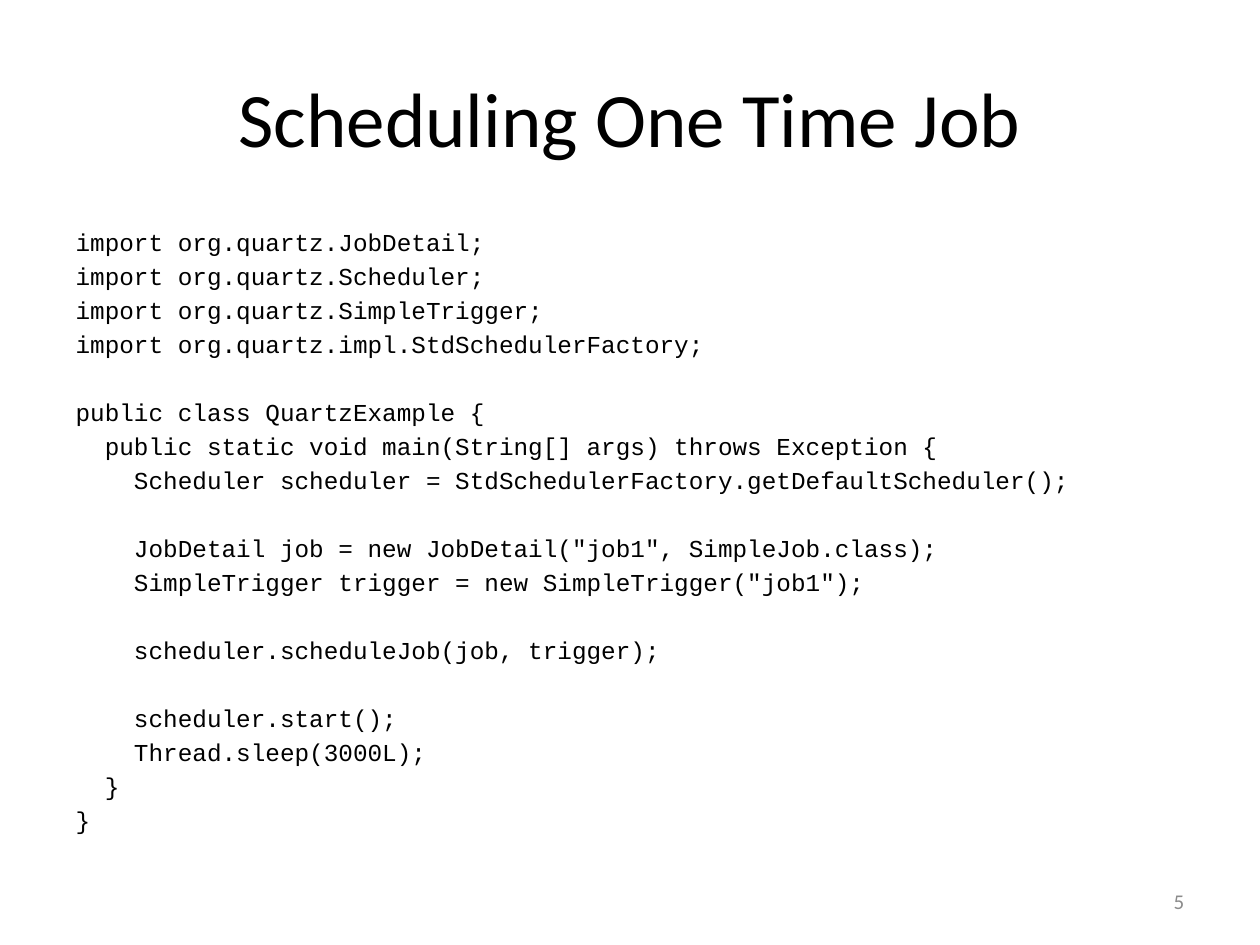
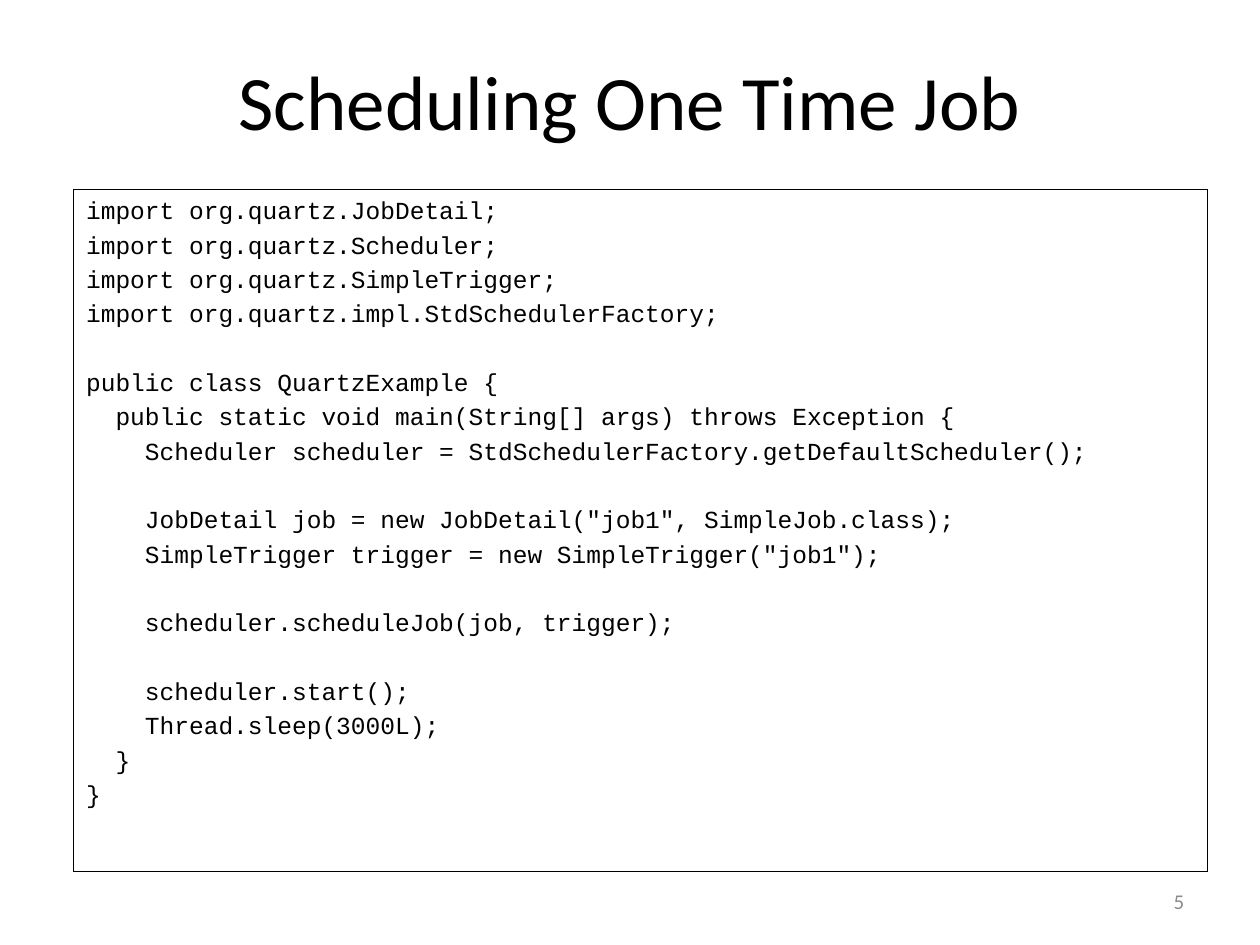
Before and after one commit to saltnlight5/myschedule.experiment, a slide deck: slide 5 of jug-quartz/JUG-QuartzScheduler.pptx. Drawn at 1260x945 pixels with LibreOffice and Linux fonts; fonts in the diff are those of the drawing. Boxes give left, top, right and bottom in pixels: in the first picture for what was removed or moved away, otherwise in the second. Text is boxed around its words. In the diff, an @@ line names an element or a change of style, - is before the commit and + after.

```diff
--- a/jug-quartz/JUG-QuartzScheduler.pptx
+++ b/jug-quartz/JUG-QuartzScheduler.pptx
@@ title "Scheduling One Time Job" moved from (x1=239, y1=93, x2=1020, y2=161) to (x1=239, y1=76, x2=1020, y2=144) @@
@@ text "import org.quartz.JobDetail;" resized from (x1=76, y1=233, x2=1068, y2=766) to (x1=73, y1=189, x2=1207, y2=872) @@
@@ text "import org.quartz.JobDetail;" at (x1=73, y1=189, x2=1207, y2=872): size 13.9 to 14 pt; outline none to #000000 0.75 pt @@
```
Also in this commit, not shown: 4 other slides changed, 1 slide added, 1 other file.
